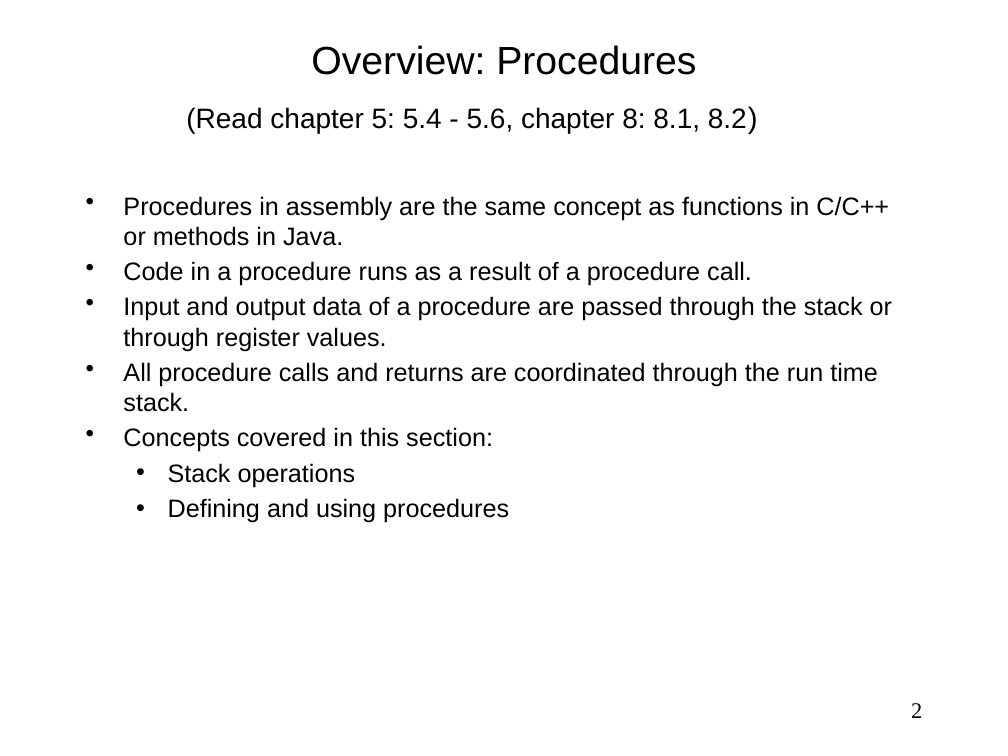
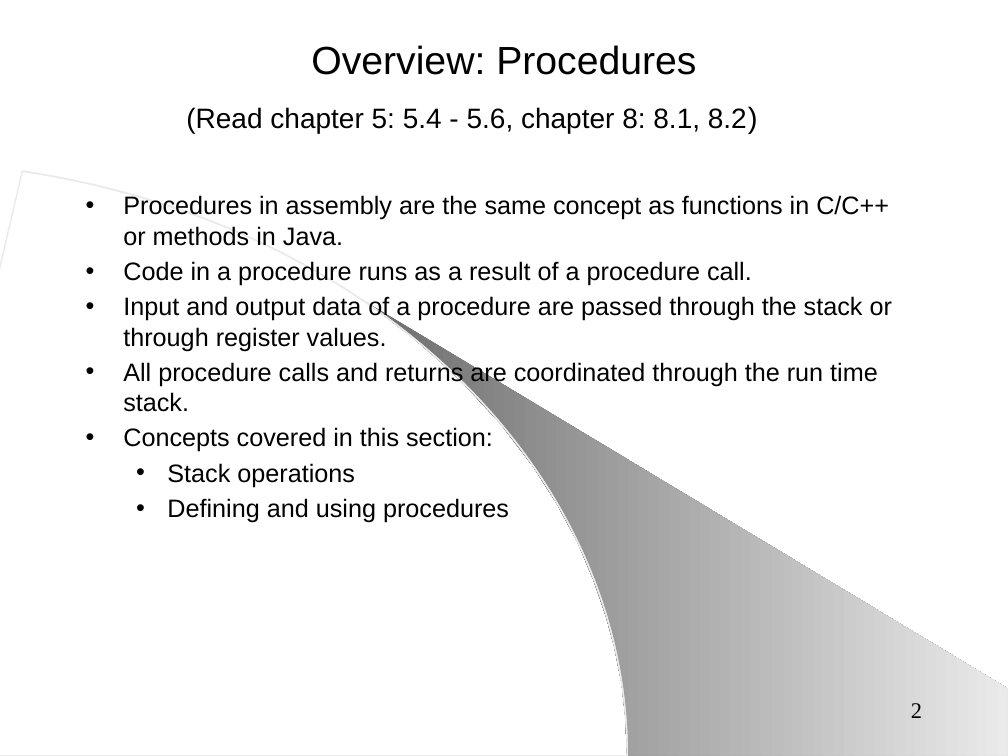
Before and after one commit to Wangstaboi/De-Anza-Files, a slide deck: slide 2 of CIS21JA/module_7/module7.pptx. Drawn at 1008x756 pixels with LibreOffice and Linux fonts; fonts in the diff are those of the drawing. Boxes give left, top, right and bottom in pixels: in the first picture for what was removed or moved away, otherwise in the second. Text is boxed around its words. In the diff, an @@ line names an element or a change of style, - is before the commit and + after.

```diff
--- a/CIS21JA/module_7/module7.pptx
+++ b/CIS21JA/module_7/module7.pptx
@@ text "Overview: Procedures" at [311,45,696,75]: vertical alignment bottom to middle @@
@@ freeform shape added at [0,171,628,756], outline #EAEAEA 1 pt @@
@@ text "Procedures in assembly are the ..." at [123,195,892,523]: alignment centre to left; bullet none to •; vertical alignment middle to top @@
@@ freeform shape added at [361,298,1008,756], fill gradient #6C6C6C to #EAEAEA @@
```
Also in this commit, not shown: 56 other slides changed, 1 other file.
